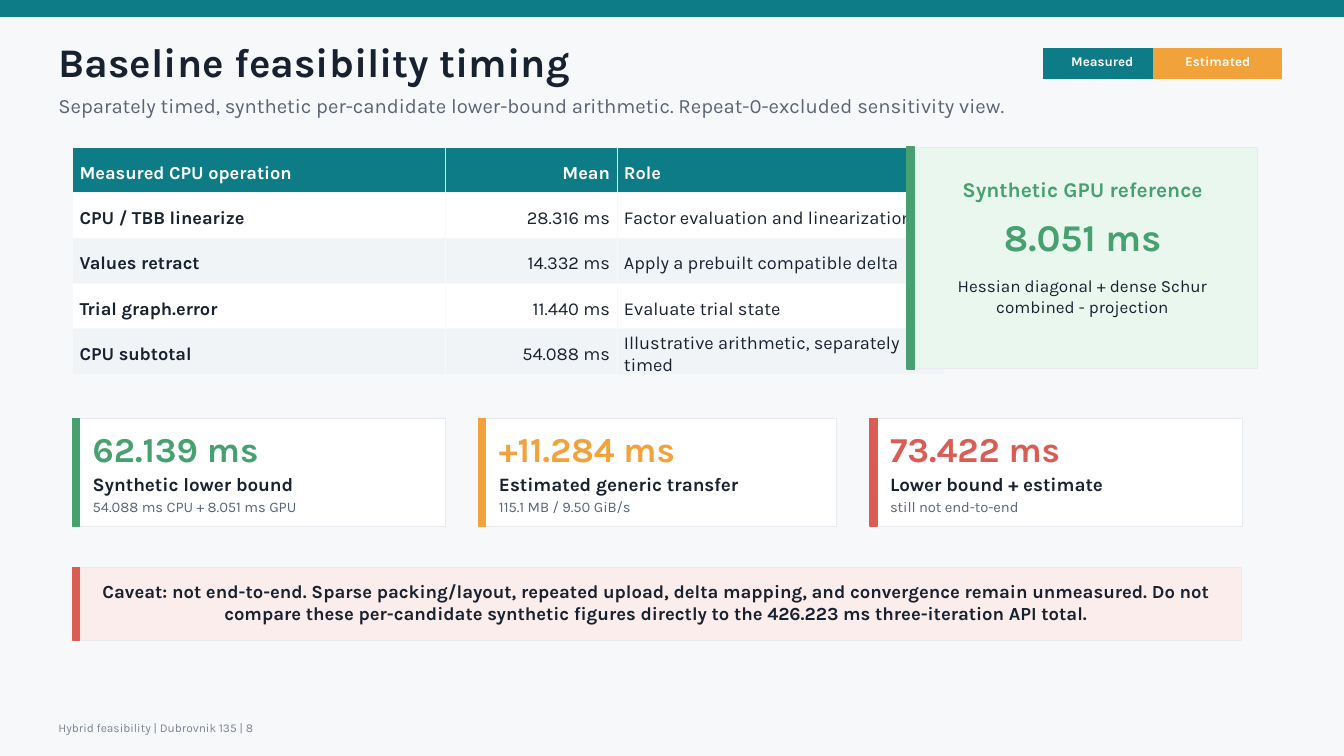
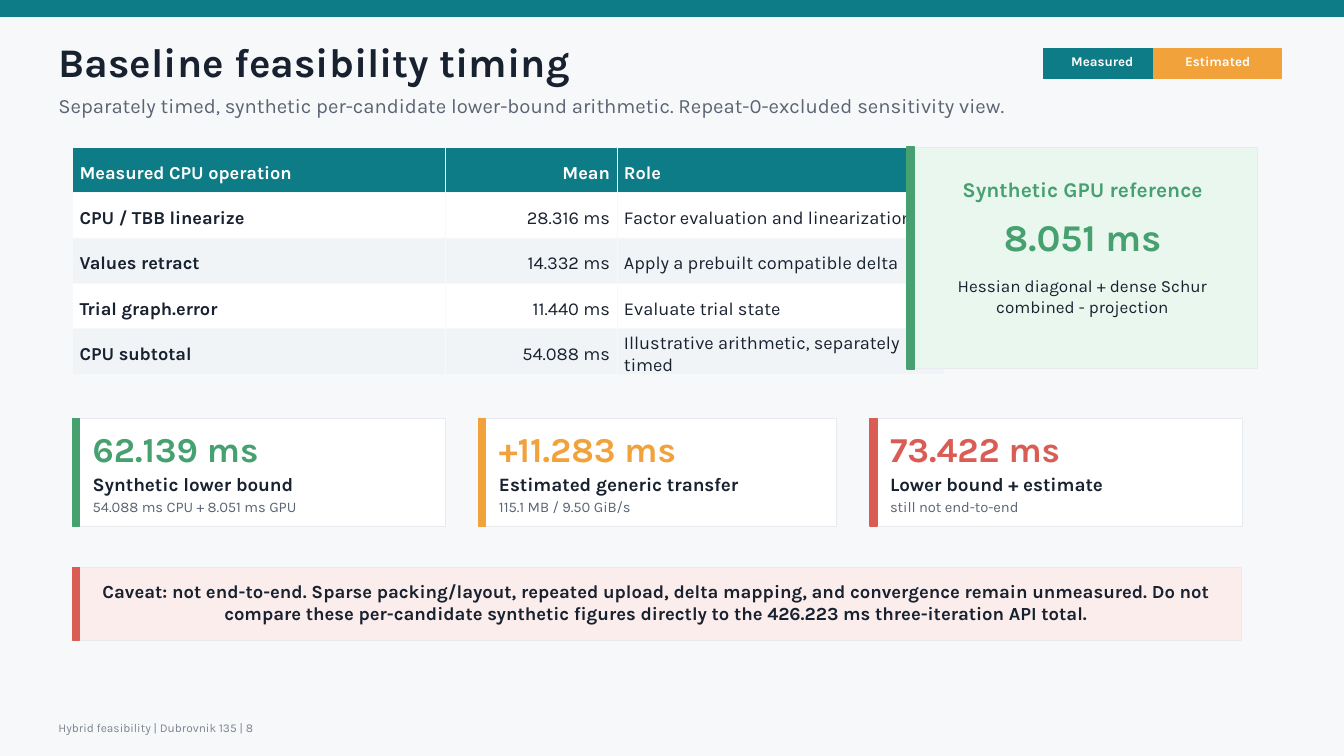
Before and after one commit to borglab/gtsam, a slide deck: slide 8 of timing/sfm_ba/benchmark_logs/20260710T_cuda_sfm_progress/cuda_sfm_progress_update.pptx. Drawn at 1344x756 pixels with LibreOffice and Linux fonts; fonts in the diff are those of the drawing. Boxes give left, top, right and bottom in pixels: in the first picture for what was removed or moved away, otherwise in the second. Text is boxed around its words. In the diff, an @@ line names an element or a change of style, - is before the commit and + after.

```diff
--- a/timing/sfm_ba/benchmark_logs/20260710T_cuda_sfm_progress/cuda_sfm_progress_update.pptx
+++ b/timing/sfm_ba/benchmark_logs/20260710T_cuda_sfm_progress/cuda_sfm_progress_update.pptx
@@ text at (x1=499, y1=439, x2=676, y2=463): text changed @@
-+11.284 ms
++11.283 ms
```
Also in this commit, not shown: 2 other slides changed, 2 other files.
